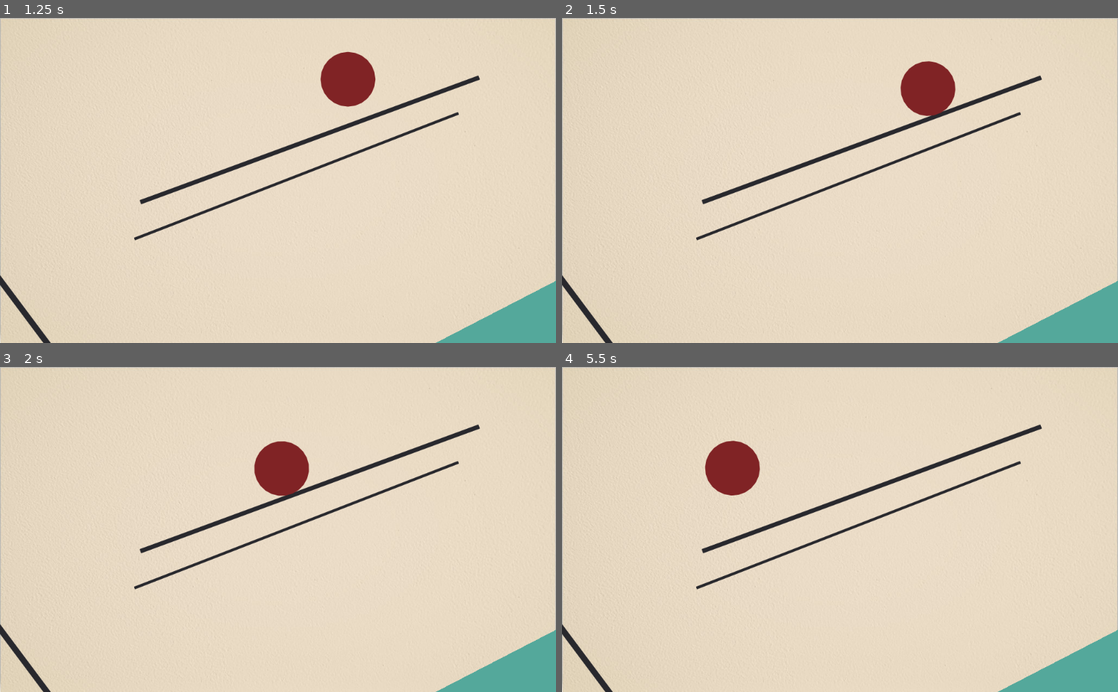
Above: before the commit, frames 1-4 (two rows, left to right).
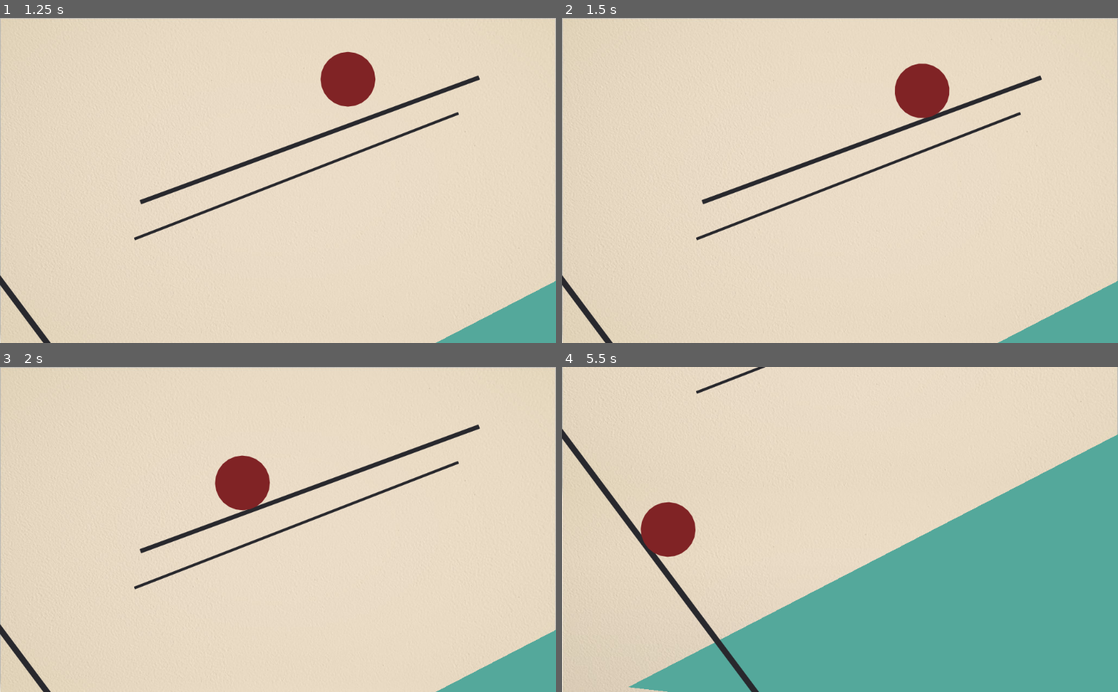
Above: after the commit, the same moments.

Repository: Binney/harvest
Game: Godot game, scene res://FinalLevel.tscn
Two runs of this game, one before a commit and one after it. Both use one fixed random seed, a clock stepped at 60 frames per second and the inputs below.
Inputs (mouse positions are in pixels of both pictures, inside the frame that each line leads up to):
- Up to frame 1 (1.25 s): tap Enter (ui_accept) at 0.5, 0.77, 0.8, 1.07 s; move the mouse to (278, 63) at 0.52 s; hold Right (ui_right) from 0.53 s (still down); tap Tab (ui_focus_next) at 0.6 s; click (278, 63) at 0.67 s
- Up to frame 2 (1.5 s): move the mouse to (728, 196) at 1.27 s; release Right (ui_right) at 1.28 s; hold Down (ui_down) from 1.28 s (still down); tap Enter (ui_accept) at 1.35 s
- Up to frame 3 (2 s): keep holding Down (ui_down); tap Enter (ui_accept) at 1.52, 1.82 s; tap Tab (ui_focus_next) at 1.55 s
- Up to frame 4 (5.5 s): move the mouse to (895, 458) at 2.02 s; release Down (ui_down) at 2.03 s; hold Right (ui_right) 2.03-2.78 s; tap Tab (ui_focus_next) at 2.1, 2.85, 4.35, 5.1 s; tap Enter (ui_accept) at 2.3, 3.02, 3.32, 3.6, 3.77, 4.07, 4.52, 4.82, 5.3 s; move the mouse to (812, 594) at 2.77 s; hold Up (ui_up) 2.78-3.53 s; click (812, 594) at 2.92 s; move the mouse to (1006, 578) at 3.52 s; hold Left (ui_left) 3.53-5.03 s; move the mouse to (673, 480) at 4.27 s; move the mouse to (867, 529) at 5.02 s; hold Down (ui_down) from 5.03 s (still down); click (867, 529) at 5.17 s

Frame 1 is identical in both runs. In frame 2, 0.4% of the frame differs, in the area x 59-71%, y 13-31%; in frame 3, 2.3%; in frame 4, 39%, in the area x 0-100%, y 0-100%.

Commit message:
bouncyyy

Diff:
--- a/Circle.gd
+++ b/Circle.gd
@@ -80,7 +80,7 @@
 
 	if Input.is_action_pressed("ui_up") and linear_velocity.y > -max_speed:
 		vv = -1
-	elif Input.is_action_pressed("ui_down") and linear_velocity.y < max_speed:
+	elif Input.is_action_pressed("ui_down") and (linear_velocity.y < max_speed or gravity_scale != 0):
 		vv = 1
 
 	if vv == 0 and vh == 0:
--- a/FinalLevel.gd
+++ b/FinalLevel.gd
@@ -1,19 +1,152 @@
 extends Node2D
 
+var shape_scene = preload('IntersectionShape.tscn')
+var intersection_pieces = {}
 
-# Declare member variables here. Examples:
-# var a = 2
-# var b = "text"
+func _ready():
+	#$LevelCompleteUI.hide()
+	for circle in get_tree().get_nodes_in_group('circles'):
+		for shape in get_tree().get_nodes_in_group('shapes'):
+			add_intersection(circle, shape)
 
+func add_intersection(shape1, shape2):
+	var intersections_with_1 = intersection_pieces[shape1.get_path()] if intersection_pieces.has(shape1.get_path()) else {}
 
-# Called when the node enters the scene tree for the first time.
-func _ready():
-	pass # Replace with function body.
+	var intersection_shape = shape_scene.instance()
+	var colour = Colours.mix_colours(shape1.get_colour(), shape2.get_colour())
+	print('Mixed and setting to ' + str(colour))
+	intersection_shape.set_colour(colour)
+	# Empty polygon until first physics_process
+	add_child(intersection_shape)
 
+	intersections_with_1[shape2.get_path()] = intersection_shape
+	intersection_pieces[shape1.get_path()] = intersections_with_1
+
+func _process(delta):
+	if Input.is_action_just_pressed("ui_focus_prev"):
+		# Shift+tab
+		select_previous_circle()
+		pass
+	elif Input.is_action_just_pressed("ui_focus_next"):
+		# Tab
+		select_next_circle()
+		pass
+	elif Input.is_action_just_pressed("ui_accept"):
+		click_current_circle()
+
+# Called every frame. 'delta' is the elapsed time since the previous frame.
 func _physics_process(delta):
-	#Camera2D.posi
+	for circle in get_tree().get_nodes_in_group('circles'):
+		for shape in get_tree().get_nodes_in_group('shapes'):
+			mark_intersections(circle, shape)
+		circle.set_complete(calculate_complete(circle))
+
+func mark_intersections(circle: Node2D, shape2: Node2D):
+	var intersection_marker = intersection_pieces[circle.get_path()][shape2.get_path()]
+	var intersections = Geometry.intersect_polygons_2d(
+		get_polygon_global_coords(circle), get_polygon_global_coords(shape2))
+	if intersections.size() > 0:
+		#print(intersections)
+		intersection_marker.set_polygon(intersections[0])
+		# TODO check if intersection_marker makes the level complete and flag circle if so
+		#if does_complete_circle(circle, shape2, intersection_marker):
+		#	circle.set_complete(true)
+			# TODO handle no longer being complete
+	else:
+		#print('No intersection')
+		intersection_marker.set_polygon(PoolVector2Array())
+
 	pass
 
-# Called every frame. 'delta' is the elapsed time since the previous frame.
-#func _process(delta):
-#	pass
+func _on_IntersectionMarker_input_event(viewport, event, shape_idx):
+	pass
+
+func get_polygon_global_coords(shape: Node2D):
+	if not shape.has_method('get_polygon'): return
+	var result = PoolVector2Array()
+	for point in shape.get_polygon():
+		result.append(point + shape.position)
+	return result
+
+func _on_NextLevelButton_pressed():
+	# TODO fade
+	get_tree().change_scene("res://Level6.tscn")
+
+func calculate_complete(circle: Node2D):
+	var pieces = intersection_pieces[circle.get_path()]
+	for shape in pieces.keys():
+		#print('Checking ' + shape)
+		# Check correct colour, allowing for floating point rounding
+		if pieces[shape].get_colour() != Colours.SHAPE_COLOURS.ANSWER_RED:
+			#print('Wrong colour')
+			continue
+
+		# Check intersection
+		var first = get_polygon_global_coords(circle)
+		var second = get_polygon_global_coords(get_node(shape))
+		var difference = Geometry.clip_polygons_2d(first, second)
+		#print(first)
+		#print(second)
+		#print(difference)
+		if difference.empty():
+			return true
+			#print('Completed level!')
+			#$LevelCompleteUI.show()
+		else:
+			continue
+			#print('No intersection')
+	return false
+
+func complete_level():
+	print('Completed level!')
+	# TODO
+	#$LevelCompleteUI.show()
+	#$LevelCompleteUI/NextLevelButton.grab_focus()
+
+func select_next_circle():
+	var circles = get_tree().get_nodes_in_group('circles')
+	for i in range(circles.size()):
+		if circles[i].selected:
+			circles[i].selected = false
+			circles[(i + 1) % circles.size()].selected = true
+			return
+
+func select_previous_circle():
+	var circles = get_tree().get_nodes_in_group('circles')
+	for i in range(circles.size()):
+		if circles[i].selected:
+			circles[i].selected = false
+			circles[i - 1].selected = true
+			return
+
+func click_current_circle():
+	for circle in get_tree().get_nodes_in_group('circles'):
+		if circle.selected:
+			click_circle(circle)
+			return
+
+func deselect_all_circles():
+	for circle in get_tree().get_nodes_in_group('circles'):
+		circle.selected = false
+
+func all_circles_popped():
+	for circle in get_tree().get_nodes_in_group('circles'):
+		if not circle.popped:
+			return false
+	return true
+
+func click_circle(circle):
+	print('Selected ' + circle.get_path())
+	deselect_all_circles()
+	circle.selected = true
+	if circle.is_complete() and not circle.popped:
+		circle.pop()
+		for piece in intersection_pieces[circle.get_path()].values():
+			piece.hide()
+		select_next_circle()
+		if all_circles_popped():
+			complete_level()
+
+func _on_Circle_clicked():
+	click_circle($Circle)
+	pass # Replace with function body.
--- a/FinalLevel.tscn
+++ b/FinalLevel.tscn
@@ -1,10 +1,13 @@
-[gd_scene load_steps=6 format=2]
+[gd_scene load_steps=7 format=2]
 
 [ext_resource path="res://images/finale_background.jpg" type="Texture" id=1]
 [ext_resource path="res://FinalLevel.gd" type="Script" id=2]
 [ext_resource path="res://Circle.tscn" type="PackedScene" id=3]
 [ext_resource path="res://WallLine.tscn" type="PackedScene" id=4]
 [ext_resource path="res://Shape.tscn" type="PackedScene" id=5]
+
+[sub_resource type="PhysicsMaterial" id=1]
+bounce = 2.0
 
 [node name="Node2D" type="Node2D"]
 script = ExtResource( 2 )
@@ -20,10 +23,10 @@
 polygon = PoolVector2Array( 122, 952, 1121, 435, 1177, 1076 )
 
 [node name="Shape2" parent="." groups=["shapes"] instance=ExtResource( 5 )]
-colour = 4
+colour = 2
 
 [node name="Polygon" type="Polygon2D" parent="Shape2"]
-color = Color( 0.913725, 0.788235, 0.486275, 1 )
+color = Color( 0.945098, 0.737255, 0.709804, 1 )
 polygon = PoolVector2Array( -195, 1209, 351, 1324, 599, 1578, -125, 1638 )
 
 [node name="WallLine" parent="." instance=ExtResource( 4 )]
@@ -43,6 +46,7 @@
 antialiased = true
 
 [node name="StaticBody2D" type="StaticBody2D" parent="."]
+physics_material_override = SubResource( 1 )
 
 [node name="CollisionPolygon2D" type="CollisionPolygon2D" parent="StaticBody2D"]
 polygon = PoolVector2Array( 1028, -13, 1024, 2327, 1024, 2316, 1024, 4803, 0, 4803, 0, 0, 958, -1, 1434, -276, -395, -291, -350, 5046, 1333, 5101, 1474, 46 )
